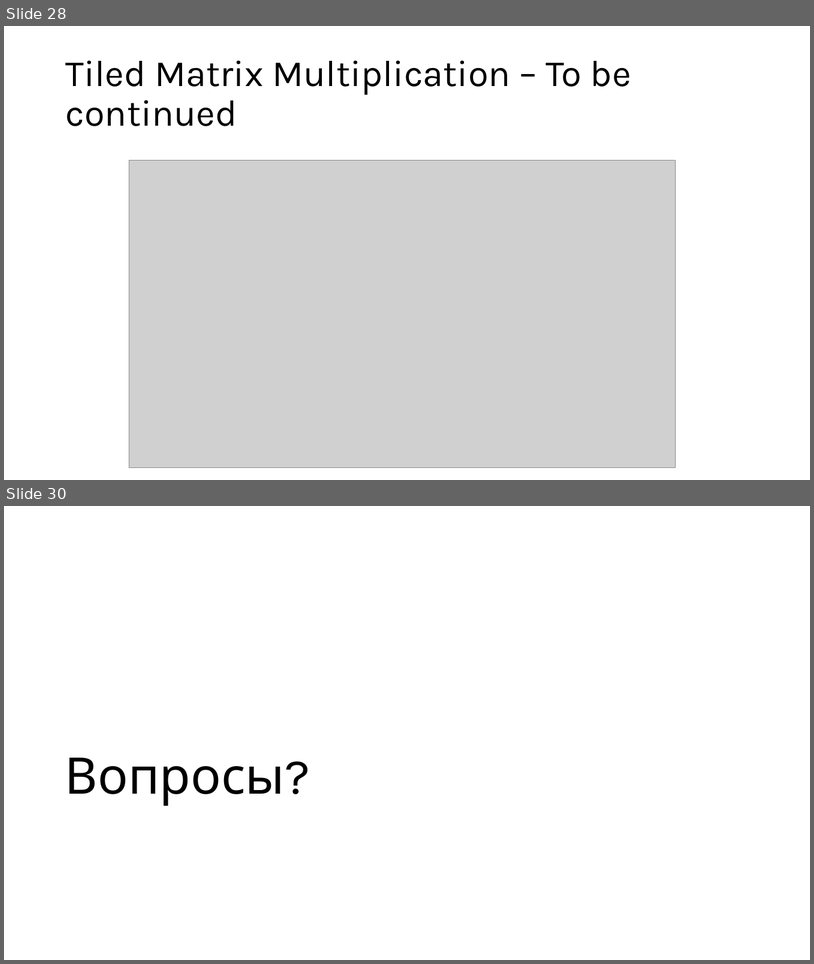
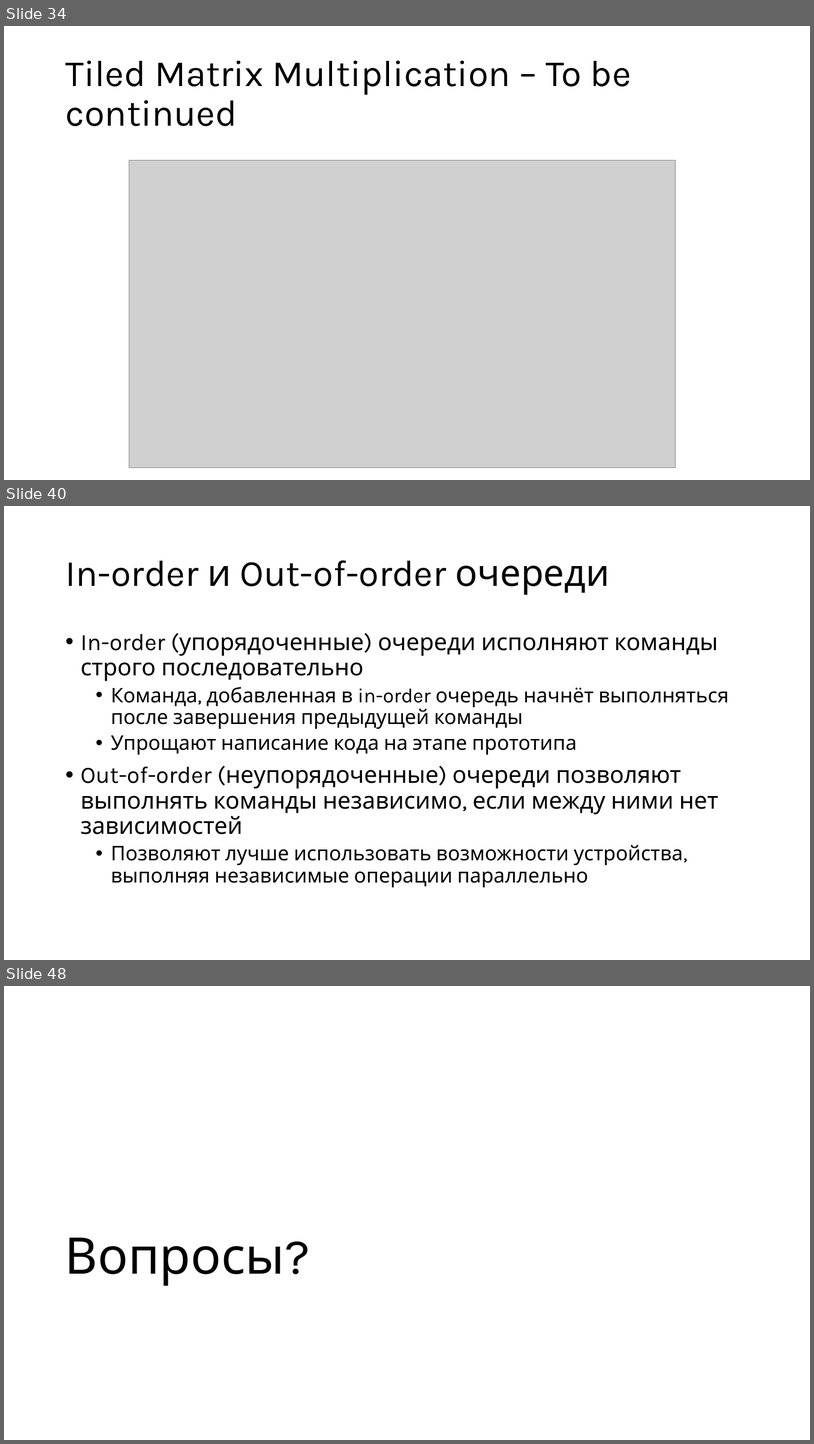
Before and after one commit to alexey-malov/pc, a slide deck: lectures/13/Open CL.pptx. Shown one above the other, each under a label of ours: slides 28 and 30 before the commit, slides 34, 40 and 48 after it; the slides between them are not shown. The pictures are 814x964 and 814x1444 pixels, drawn with LibreOffice and Linux fonts; fonts in the diff are those of the drawing; grey boxes stand for pictures. Boxes give left, top, right and bottom in pixels: in the first picture for what was removed or moved away, otherwise in the second. Text is boxed around its words. In the diff, an @@ line names an element or a change of style, - is before the commit and + after.

```diff
--- a/lectures/13/Open CL.pptx
+++ b/lectures/13/Open CL.pptx
@@ slide 40 added at (4, 506, 810, 960), background #FFFFFF @@
@@ title added at (65, 560, 610, 595), 44 pt, text #000000 @@
+In-order и Out-of-order очереди
@@ text added at (81, 634, 729, 887), 24 pt, text #000000 @@
+• In-order (упорядоченные) очереди исполняют команды строго последовательно
+  • Команда, добавленная в in-order очередь начнёт выполняться после завершения предыдущей команды
+  • Упрощают написание кода на этапе прототипа
+• Out-of-order (неупорядоченные) очереди позволяют выполнять команды независимо, если между ними нет зависимостей
+  • Позволяют лучше использовать возможности устройства, выполняя независимые операции параллельно
@@ what was slide 28 is now slide 34 @@
@@ what was slide 30 is now slide 48 @@
```
Also in this commit, not shown: 1 slide changed, 18 other slides added, 1 slide removed, 7 other files.
